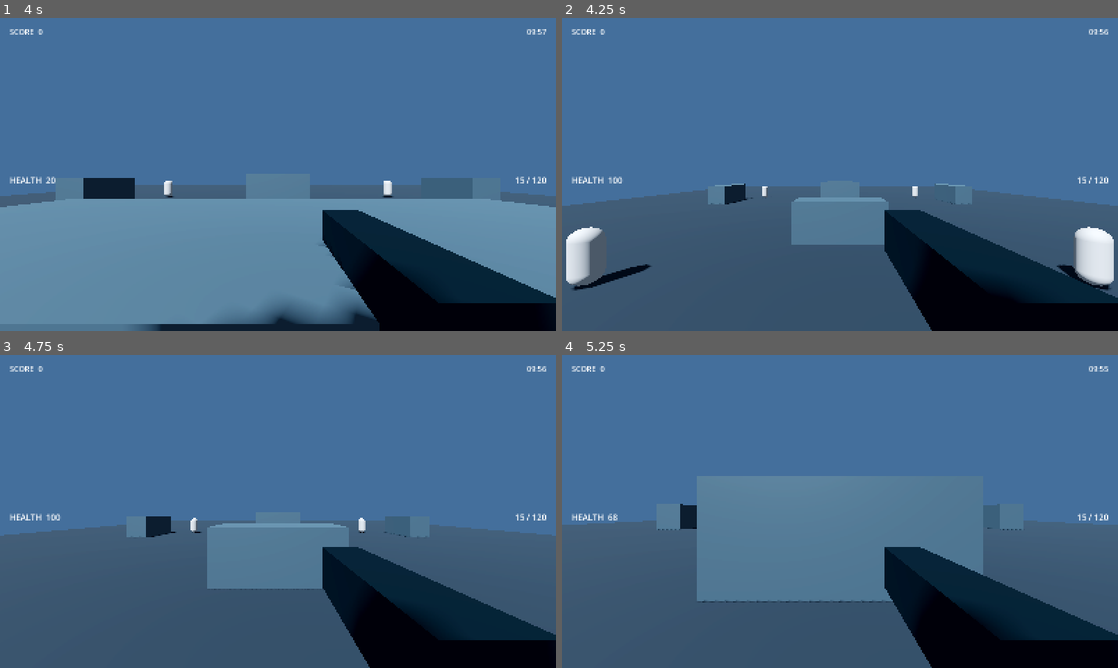
Above: before the commit, frames 1-4 (two rows, left to right).
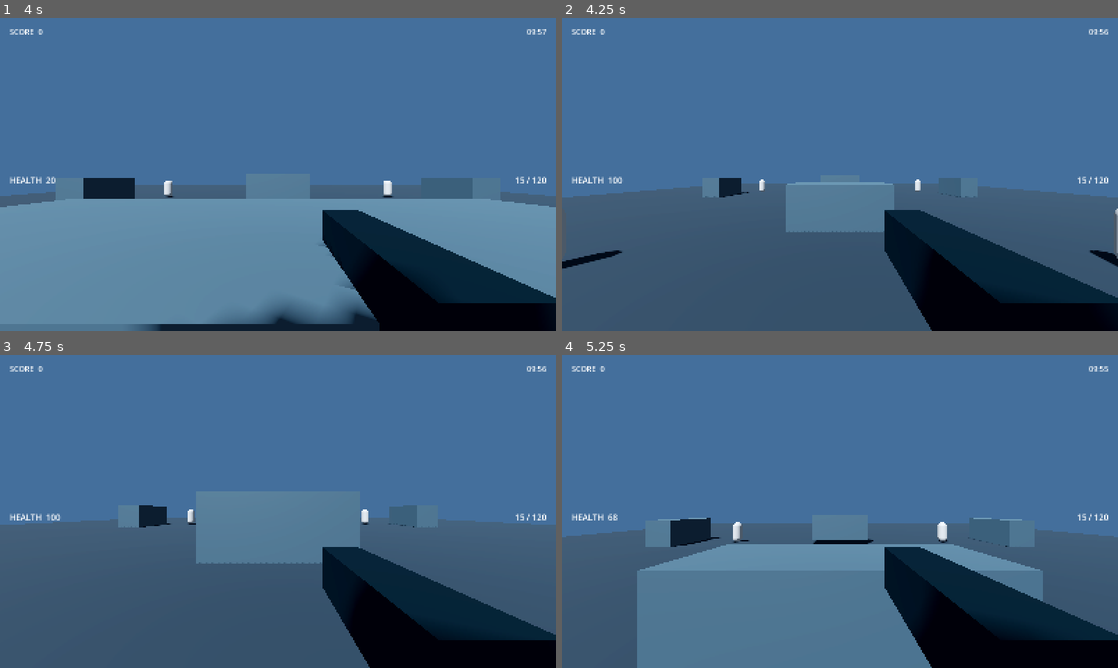
Above: after the commit, the same moments.

Repository: HazelTheSquirrel/Grimholt-Test
Game: Godot game, scene res://scenes/main.tscn
Two runs of this game, one before a commit and one after it. Both use one fixed random seed, a clock stepped at 60 frames per second and the inputs below.
Inputs (mouse positions are in pixels of both pictures, inside the frame that each line leads up to):
- Up to frame 1 (4 s): tap Enter at 0.5 s; move the mouse to (305, 174) at 0.52 s; press the mouse at (305, 174) at 0.53 s; hold W (move_forward) from 0.53 s (still down); tap Space (jump) at 0.77, 0.8, 1.07, 1.35, 1.52, 1.82, 2.3, 3.02, 3.32, 3.77, 3.8 s; move the mouse to (250, 174) at 1.27 s; release the mouse at (250, 174) at 1.28 s; click (250, 174) at 1.55 s; move the mouse to (289, 168) at 2.02 s; press the mouse at (289, 168) at 2.03 s; move the mouse to (272, 180) at 2.77 s; release the mouse at (272, 180) at 2.78 s; tap Ctrl at 2.85 s; click (272, 180) at 3.05 s; move the mouse to (316, 177) at 3.52 s; tap C at 3.6 s; click (316, 177) at 3.67 s
- Up to frame 2 (4.25 s): keep holding W (move_forward); tap Space (jump) at 4.07 s; tap R (reload) at 4.15 s
- Up to frame 3 (4.75 s): keep holding W (move_forward); move the mouse to (233, 508) at 4.27 s; tap Enter at 4.35 s; tap Space (jump) at 4.52 s; click (233, 508) at 4.55 s
- Up to frame 4 (5.25 s): tap Space (jump) at 4.82 s; tap Escape (ui_cancel) at 4.9 s; move the mouse to (867, 511) at 5.02 s; release W (move_forward) at 5.03 s; hold S (move_backward) from 5.03 s (still down); tap Keypad Enter at 5.1 s; click (867, 511) at 5.17 s

Frame 1 is identical in both runs. In frame 2, 5.8% of the frame differs, in the area x 0-100%, y 51-92%; in frame 3, 4.5%; in frame 4, 18%, in the area x 0-100%, y 38-100%.

Commit message:
Add local pause handling and robust player damage state

Diff:
--- a/Grimholt/scripts/player/player_controller.gd
+++ b/Grimholt/scripts/player/player_controller.gd
@@ -4,6 +4,7 @@
 signal health_changed(value: int)
 signal ammo_changed(current: int, reserve: int)
 signal score_changed(value: int)
+signal pause_requested
 
 @export var move_speed: float = 8.0
 @export var acceleration: float = 24.0
@@ -17,65 +18,82 @@
 
 var health: int = 100
 var score: int = 0
-var gravity: float = ProjectSettings.get_setting("physics/3d/default_gravity")
+var _is_paused: bool = false
+var _gravity: float = ProjectSettings.get_setting("physics/3d/default_gravity")
 
 func _ready() -> void:
-    health = max_health
-    Input.mouse_mode = Input.MOUSE_MODE_CAPTURED
-    weapon.ammo_changed.connect(_on_ammo_changed)
-    ammo_changed.emit(weapon.magazine_ammo, weapon.reserve_ammo)
+	health = max_health
+	Input.mouse_mode = Input.MOUSE_MODE_CAPTURED
+	weapon.ammo_changed.connect(_on_ammo_changed)
+	ammo_changed.emit(weapon.magazine_ammo, weapon.reserve_ammo)
 
 func _unhandled_input(event: InputEvent) -> void:
-    if event is InputEventMouseMotion and Input.mouse_mode == Input.MOUSE_MODE_CAPTURED:
-        rotate_y(-event.relative.x * mouse_sensitivity)
-        head.rotate_x(-event.relative.y * mouse_sensitivity)
-        head.rotation.x = clampf(head.rotation.x, deg_to_rad(-88), deg_to_rad(88))
-    if event.is_action_pressed("ui_cancel"):
-        Input.mouse_mode = Input.MOUSE_MODE_VISIBLE
-    if event is InputEventMouseButton and event.pressed and event.button_index == MOUSE_BUTTON_LEFT:
-        if Input.mouse_mode != Input.MOUSE_MODE_CAPTURED:
-            Input.mouse_mode = Input.MOUSE_MODE_CAPTURED
-    if event.is_action_pressed("reload"):
-        weapon.reload()
+	if event.is_action_pressed("ui_cancel"):
+		pause_requested.emit()
+		get_viewport().set_input_as_handled()
+		return
+	if _is_paused:
+		return
+	if event is InputEventMouseMotion and Input.mouse_mode == Input.MOUSE_MODE_CAPTURED:
+		rotate_y(-event.relative.x * mouse_sensitivity)
+		head.rotate_x(-event.relative.y * mouse_sensitivity)
+		head.rotation.x = clampf(head.rotation.x, deg_to_rad(-88), deg_to_rad(88))
+	if event is InputEventMouseButton and event.pressed and event.button_index == MOUSE_BUTTON_LEFT:
+		if Input.mouse_mode != Input.MOUSE_MODE_CAPTURED:
+			Input.mouse_mode = Input.MOUSE_MODE_CAPTURED
+	if event.is_action_pressed("reload"):
+		weapon.reload()
+
+func set_local_paused(value: bool) -> void:
+	_is_paused = value
+	if value:
+		Input.mouse_mode = Input.MOUSE_MODE_VISIBLE
+	else:
+		Input.mouse_mode = Input.MOUSE_MODE_CAPTURED
 
 func _physics_process(delta: float) -> void:
-    if not is_on_floor():
-        velocity.y -= gravity * delta
-    elif Input.is_action_just_pressed("jump"):
-        velocity.y = jump_velocity
-    var input_dir := Input.get_vector("move_left", "move_right", "move_forward", "move_backward")
-    var direction := (transform.basis * Vector3(input_dir.x, 0, input_dir.y)).normalized()
-    var target := direction * move_speed
-    velocity.x = move_toward(velocity.x, target.x, acceleration * delta)
-    velocity.z = move_toward(velocity.z, target.z, acceleration * delta)
-    move_and_slide()
-    if Input.is_action_pressed("fire") and Input.mouse_mode == Input.MOUSE_MODE_CAPTURED:
-        _fire()
+	if _is_paused:
+		return
+	if not is_on_floor():
+		velocity.y -= _gravity * delta
+	elif Input.is_action_just_pressed("jump"):
+		velocity.y = jump_velocity
+	var input_dir := Input.get_vector("move_left", "move_right", "move_forward", "move_backward")
+	var direction := (transform.basis * Vector3(input_dir.x, 0, input_dir.y)).normalized()
+	var target := direction * move_speed
+	velocity.x = move_toward(velocity.x, target.x, acceleration * delta)
+	velocity.z = move_toward(velocity.z, target.z, acceleration * delta)
+	move_and_slide()
+	if Input.is_action_pressed("fire") and Input.mouse_mode == Input.MOUSE_MODE_CAPTURED:
+		_fire()
 
 func _fire() -> void:
-    if not weapon.try_fire():
-        return
-    var origin := camera.global_position
-    var direction := -camera.global_transform.basis.z
-    var query := PhysicsRayQueryParameters3D.create(origin, origin + direction * weapon.max_range)
-    query.exclude = [get_rid()]
-    var hit := get_world_3d().direct_space_state.intersect_ray(query)
-    if not hit.is_empty():
-        var target: Object = hit.collider
-        if target.has_method("take_damage"):
-            target.take_damage(weapon.damage, self)
+	if not weapon.try_fire():
+		return
+	var origin := camera.global_position
+	var direction := -camera.global_transform.basis.z
+	var query := PhysicsRayQueryParameters3D.create(origin, origin + direction * weapon.max_range)
+	query.exclude = [get_rid()]
+	var hit := get_world_3d().direct_space_state.intersect_ray(query)
+	if not hit.is_empty():
+		var target: Object = hit.collider
+		if target.has_method("take_damage"):
+			target.take_damage(weapon.damage, self)
 
 func take_damage(amount: int, _attacker: Node = null) -> void:
-    health = maxi(0, health - amount)
-    health_changed.emit(health)
-    if health == 0:
-        global_position = Vector3(0, 2, 26)
-        health = max_health
-        health_changed.emit(health)
+	if amount <= 0 or health <= 0:
+		return
+	health = maxi(0, health - amount)
+	health_changed.emit(health)
+	if health == 0:
+		health = max_health
+		global_position = Vector3(0, 1.1, 25)
+		velocity = Vector3.ZERO
+		health_changed.emit(health)
 
 func add_score(points: int) -> void:
-    score += points
-    score_changed.emit(score)
+	score += points
+	score_changed.emit(score)
 
 func _on_ammo_changed(current: int, reserve: int) -> void:
-    ammo_changed.emit(current, reserve)
+	ammo_changed.emit(current, reserve)
